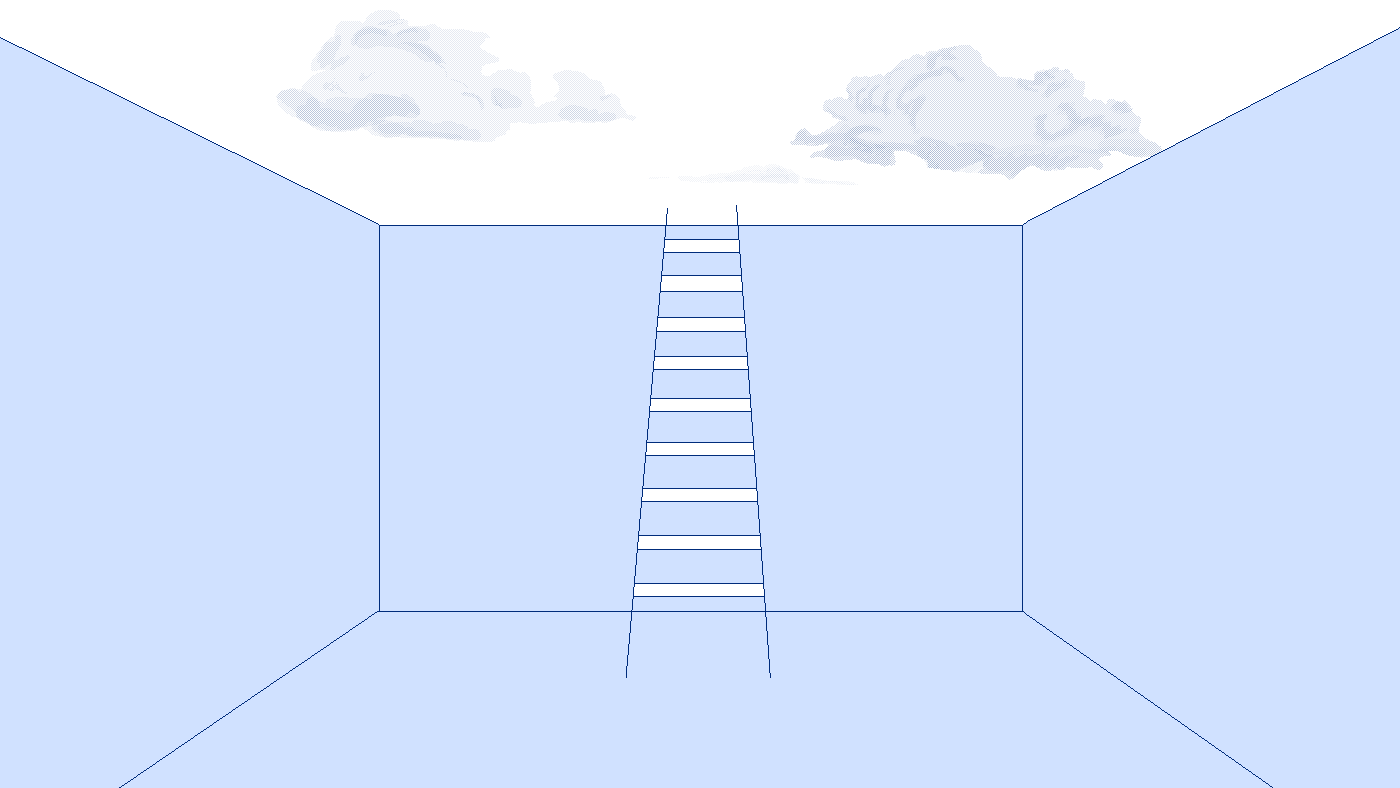
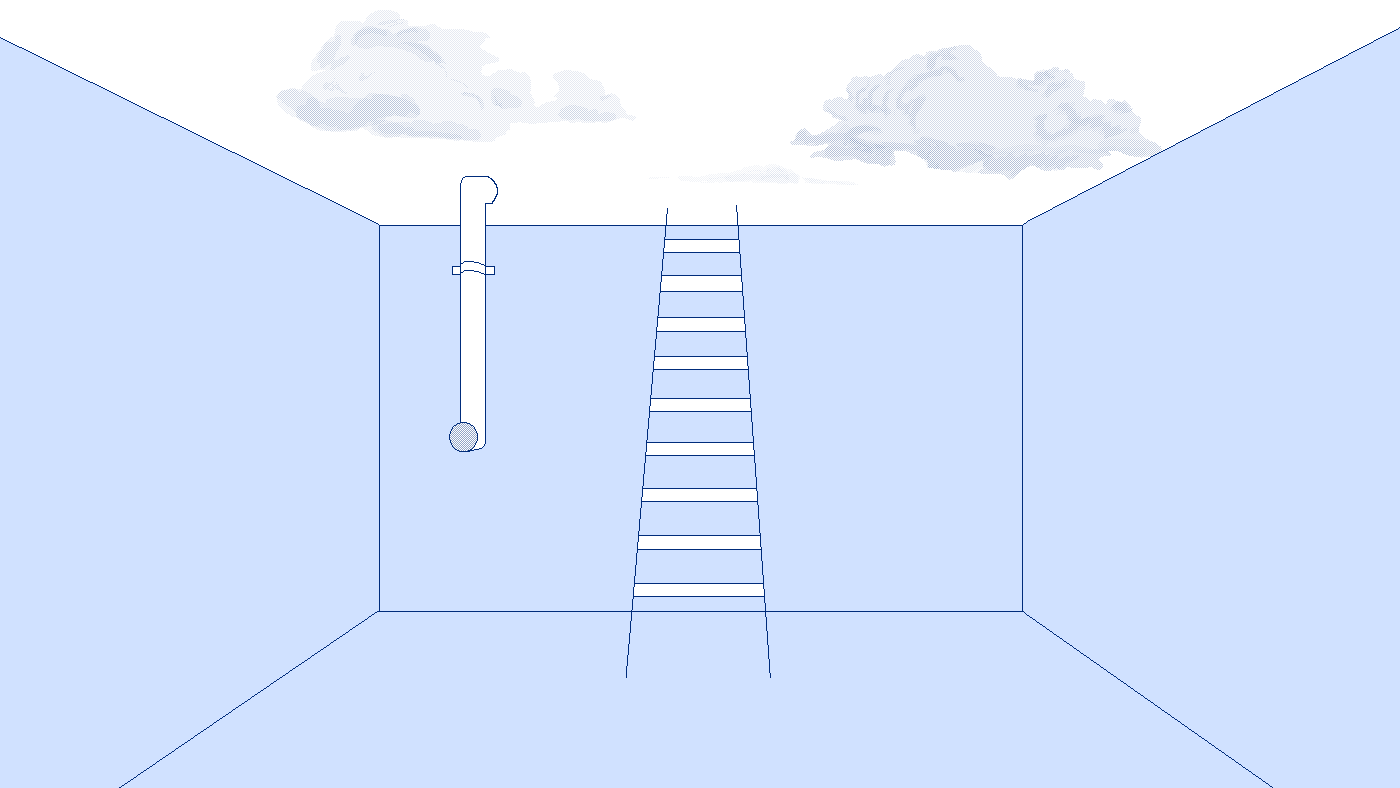
Layers edited between the first and the second 1400x788 image:
added layer "Paint Layer 5" above "ladder1" over [449, 176, 498, 452]
painted on "Paint Layer 1" over [449, 176, 498, 452]
painted on "Paint Layer 4" over [460, 176, 498, 192]
painted on "Paint Layer 3" over [452, 176, 498, 384]
painted on "Background" over [449, 176, 498, 452]